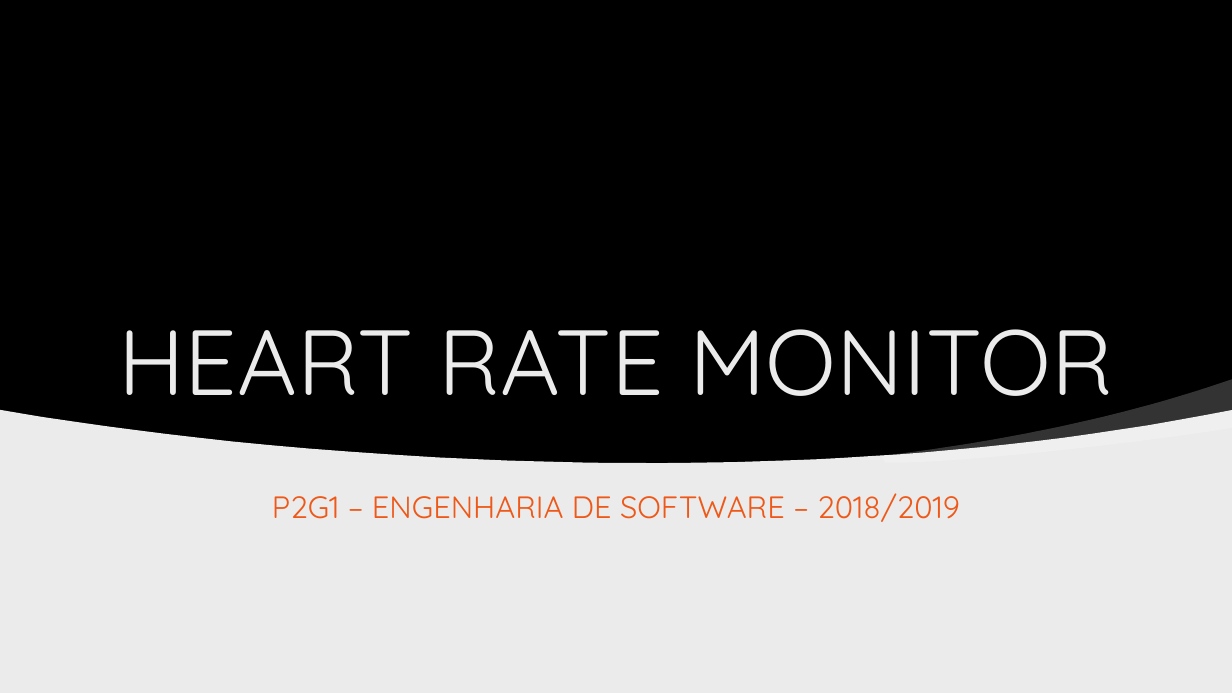
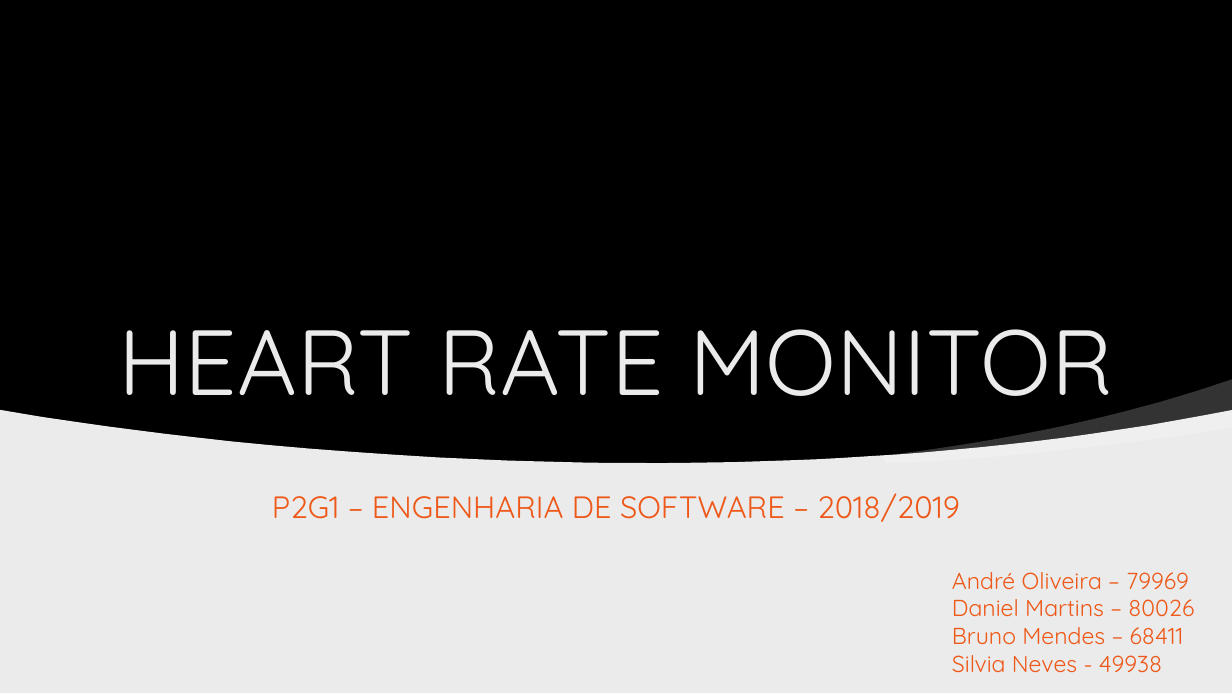
Before and after one commit to DanMartyns/SoftwareEngineering, a slide deck: slide 1 of es_pres.pptx. Drawn at 1232x693 pixels with LibreOffice and Linux fonts; fonts in the diff are those of the drawing; background and template pictures are left out. Boxes give left, top, right and bottom in pixels: in the first picture for what was removed or moved away, otherwise in the second. Text is boxed around its words. In the diff, an @@ line names an element or a change of style, - is before the commit and + after.

Commit message:
updating presentation

```diff
--- a/es_pres.pptx
+++ b/es_pres.pptx
@@ text added at (952,572,1194,673), 18 pt, text #EE5818 @@
+André Oliveira – 79969
+Daniel Martins – 80026
+Bruno Mendes – 68411
+Silvia Neves - 49938
```
